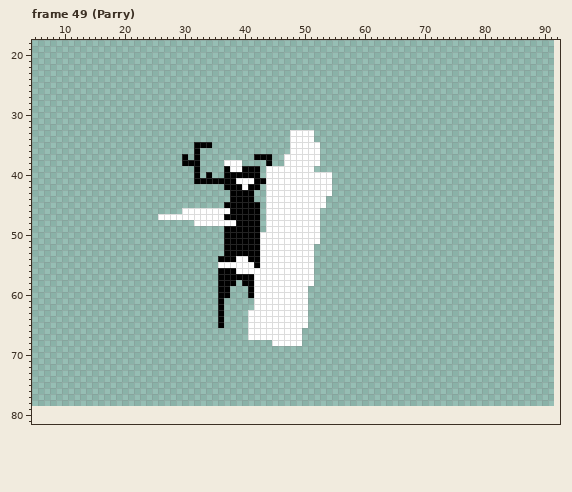
A pixel-art file gets an edit: Projects/Dice RPG/Dice RPG/Assets/Sprites/Classes/Warrior/Warrior.aseprite. Above is the file before it was changed.
89x76 pixels, 102 frames. Colours within 5 levels of each other are drawn and written as one. Shown: frame 49 (Parry): x 5..92, y 18..81. The old version is drawn lined up with the new one, on the new canvas. The commit also changed other frames, which this record leaves out.
The same view after the edit:
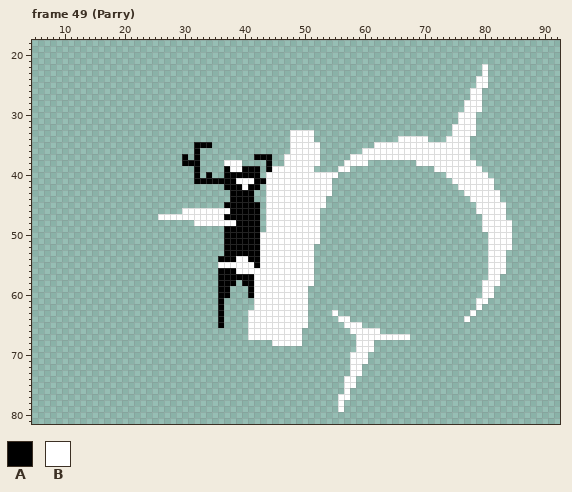
Palette (. is transparent): A #000000  B #ffffff
What changed:
canvas 89x76 -> 95x82, the old top-left corner now at 3,3
Changed rows in their new state; - is an unchanged pixel.
Frame 49 (Parry):
first column x 44:
22 ------------------------------------B----
23 ------------------------------------B----
24 -----------------------------------BB----
25 -----------------------------------BB----
26 ----------------------------------BB-----
27 ----------------------------------BB-----
28 ---------------------------------BBB-----
29 ---------------------------------BBB-----
30 --------------------------------BBB------
31 --------------------------------BBB------
32 -------------------------------BBBB------
33 -------------------------------BBBB------
34 ----------------------BBBBB---BBBB-------
35 ------------------BBBBBBBBBBBBBBBB-------
36 ----------------BBBBBBBBBBBBBBBBBB-------
37 --------------BBBBBBBBBBBBBBBBBBBB-------
38 -------------BBBB--------BBBBBBBBBB------
39 A-----------BB--------------BBBBBBBB-----
40 -----------B------------------BBBBBBB----
41 -------------------------------BBBBBBB---
42 --------------------------------BBBBBB---
43 ---------------------------------BBBBBB--
44 ----------------------------------BBBBB--
45 -----------------------------------BBBBB-
46 -----------------------------------BBBBB-
47 ------------------------------------BBBB-
48 ------------------------------------BBBBB
49 ------------------------------------BBBBB
50 -------------------------------------BBBB
51 -------------------------------------BBBB
52 -------------------------------------BBBB
53 -------------------------------------BBB-
54 -------------------------------------BBB-
55 -------------------------------------BBB-
56 -------------------------------------BBB-
57 -------------------------------------BB--
58 ------------------------------------BBB--
59 ------------------------------------BB---
60 ------------------------------------BB---
61 -----------------------------------BB----
62 -----------------------------------B-----
63 -----------B----------------------B------
64 ------------BB-------------------B-------
65 -------------BBB-------------------------
66 --------------BBBBB----------------------
67 ---------------BBBBBBBBB-----------------
68 ---------------BBB-----------------------
69 ---------------BBB-----------------------
70 --------------BBB------------------------
71 --------------BBB------------------------
72 --------------BB-------------------------
73 --------------BB-------------------------
74 -------------BB--------------------------
75 -------------BB--------------------------
76 -------------B---------------------------
77 ------------BB---------------------------
78 ------------B----------------------------
79 ------------B----------------------------
Boxes around the changes in both pictures, in picture pixels (x1, y1, x2, y2):
added: (332, 64, 512, 412)
changed: (266, 166, 272, 172)
